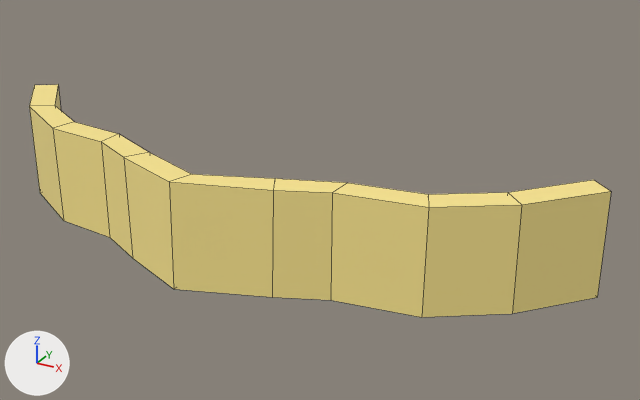
The FBX model Assets/Resources/WRLDZ/Avatar3D/Clothes/argon_face_visor_female.fbx: old version first, new version second.
Both versions are drawn from a 50 mm lens placed at (0.0979, -0.1893, 1.5918), pointed at (0.015, -0.0385, 1.5164). Lighting does not change. The marker at lower left points along +X, +Y and +Z. The picture after the commit comes second. Shape keys are drawn at the values saved in each file. Mesh edges are drawn as thin lines.

Names of what the first picture shows: 'ArgonCloth'.
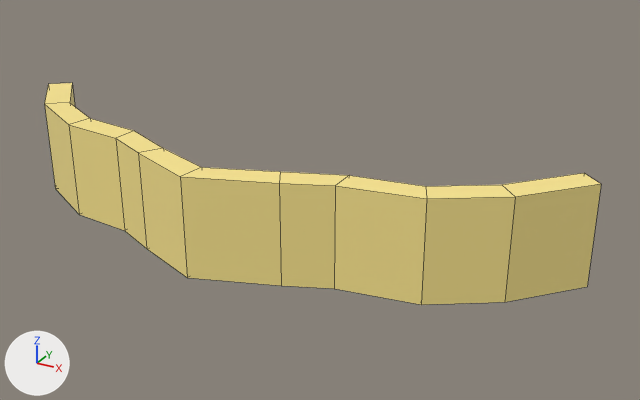
Boxes [x1, y1, x2, y2] around the edits, measured in the pictures (640 x 400 px):
'ArgonCloth', reshaped
    before: [29, 84, 611, 317]
    after: [45, 83, 601, 305]

The edits, one by one:
In shape key 'Weight_Heavy' (key_0_weight_heavy), value goes from 1.0 to 0.0.
In shape key 'Weight_Thin' (key_1_weight_thin), value goes from 1.0 to 0.0.
